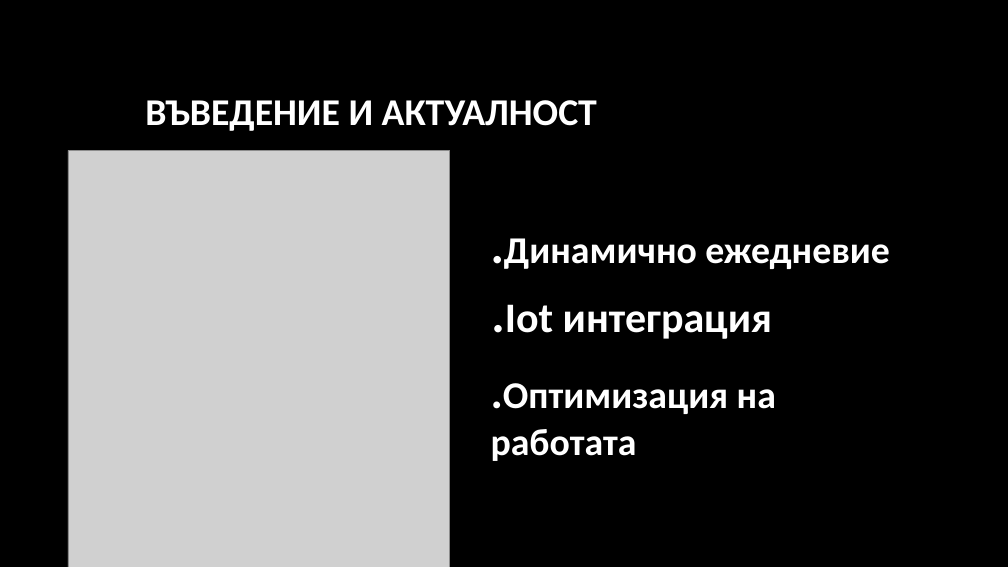
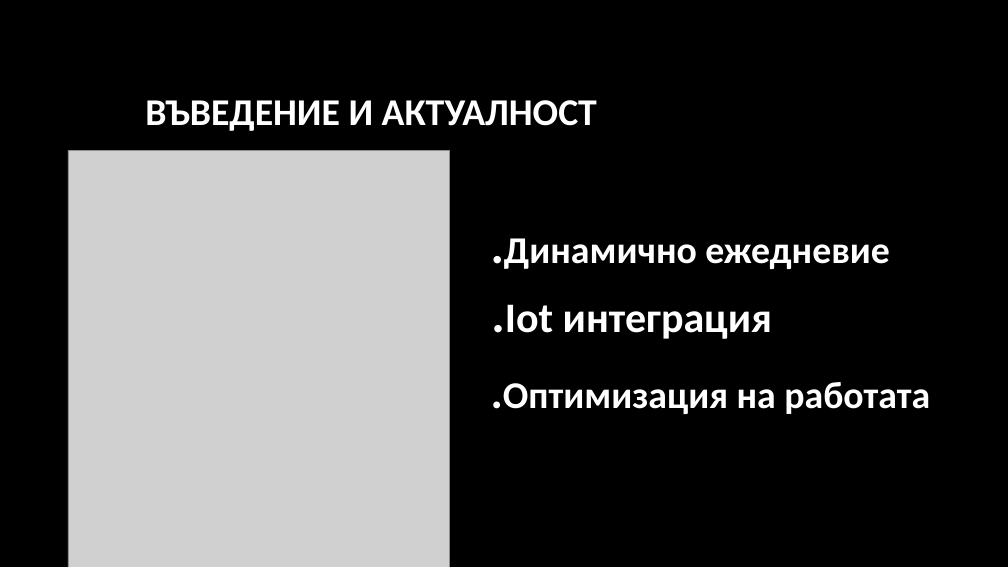
Before and after one commit to pgee-dzi2024/ThemeSP_2612, a slide deck: slide 2 of DR/защита.pptx. Drawn at 1008x567 pixels with LibreOffice and Linux fonts; fonts in the diff are those of the drawing; grey boxes stand for pictures; background and template pictures are left out. Boxes give left, top, right and bottom in pixels: in the first picture for what was removed or moved away, otherwise in the second. Text is boxed around its words. In the diff, an @@ line names an element or a change of style, - is before the commit and + after.

```diff
--- a/DR/защита.pptx
+++ b/DR/защита.pptx
@@ text ".Оптимизация на работата" rewrapped from box(491, 383, 776, 461) to box(503, 382, 930, 414) @@
```
Also in this commit, not shown: 1 other file.
